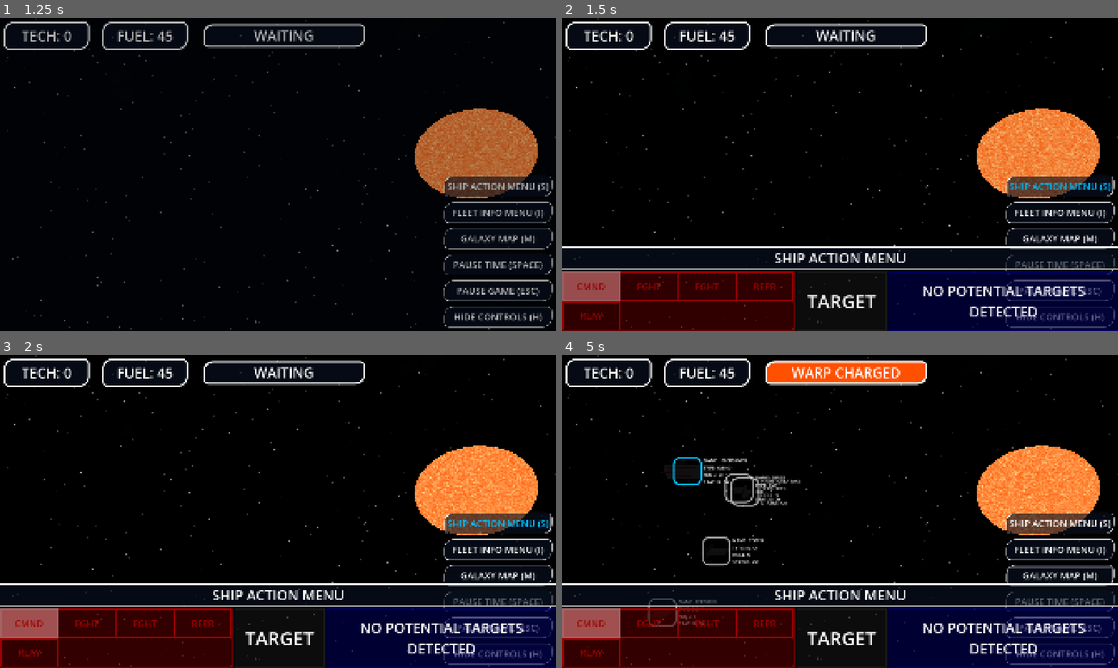
Above: before the commit, frames 1-4 (two rows, left to right).
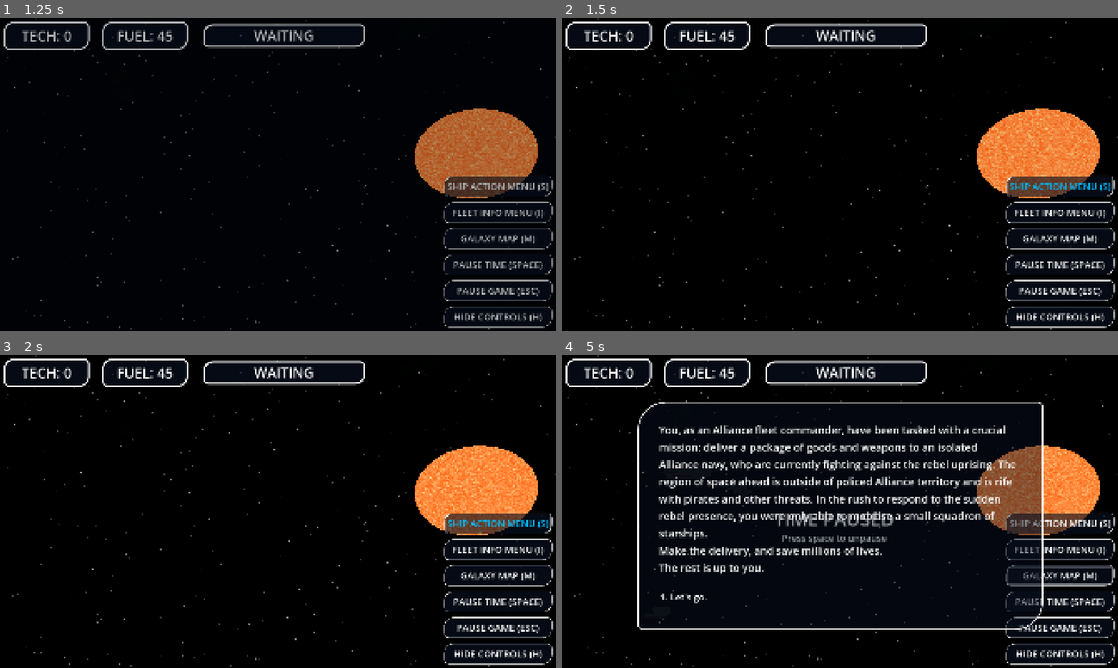
Above: after the commit, the same moments.

Repository: SidewaysFox/faster-than-faster-than-light
Game: Godot game, scene res://Menus/main_menu.tscn
Two runs of this game, one before a commit and one after it. Both use one fixed random seed, a clock stepped at 60 frames per second and the inputs below.
Inputs (mouse positions are in pixels of both pictures, inside the frame that each line leads up to):
- Up to frame 1 (1.25 s): click "NEW GAME" at 0.5 s
- Up to frame 2 (1.5 s): click "SHIP ACTION MENU (S)" at 1.25 s
- Up to frame 3 (2 s): no input
- Up to frame 4 (5 s): click "FLEET INFO MENU (I)" at 2 s; click "GALAXY MAP (M)" at 2.75 s; move the mouse to (962, 495) at 3.52 s; hold D (right1) 3.53-4.28 s; tap 1 (1) at 3.6 s; tap 3 (3) at 3.8, 4.35 s; move the mouse to (728, 527) at 4.27 s; hold A (left1) from 4.28 s (still down); tap B (A) at 4.55 s

Frame 1 is identical in both runs. In frame 2, 18% of the frame differs, in the area x 0-100%, y 72-100%; in frame 3, 18%; in frame 4, 33%, in the area x 0-100%, y 1-100%.

Commit message:
Vertical Slice complete
about as much as I can before a lot of time off of school
added intro dialogue

Diff:
--- a/faster-than-faster-than-light/user_interface.gd
+++ b/faster-than-faster-than-light/user_interface.gd
@@ -3,6 +3,7 @@
 
 @onready var main: Node = get_node("/root/Space")
 @export var galaxy_map_token: PackedScene
+var intro_dialogue: bool = false
 var fade_mode: int = -1
 var cursor_speed: float = 250
 var galaxy_map_showing: bool = false
@@ -145,6 +146,12 @@
 	],
 ]
 
+var intro_dialogues: Array = [
+	["You, as an Alliance fleet commander, have been tasked with a crucial mission: deliver a package of goods and weapons to an isolated Alliance navy, who are currently fighting against the rebel uprising. The region of space ahead is outside of policed Alliance territory and is rife with pirates and other threats. In the rush to respond to the sudden rebel presence, you were only able to mobilise a small squadron of starships.\nMake the delivery, and save millions of lives.\nThe rest is up to you.",
+	[["Let's go.", ["close", false]]]
+	],
+]
+
 
 func _ready() -> void:
 	$Dialogue.hide()
@@ -152,6 +159,7 @@
 	%Gameplay/ControlMode.button_pressed = Global.joystick_control
 	%Gameplay/JoystickMode.button_pressed = Global.dual_joysticks
 	if Global.initialising:
+		intro_dialogue = true
 		await main.setup_complete
 	# Generate visual galaxy map
 	for i in Global.galaxy_data:
@@ -482,13 +490,22 @@
 			%Options.get_node("Option" + str(i + 1)).text = str(i + 1) + ". " + encounter_win_dialogue[id][1][i][0]
 			option_results.append(encounter_win_dialogue[id][1][i][1])
 			%Options.get_node("Option" + str(i + 1)).show()
+	# Intro dialogue
+	elif library == 3:
+		%DialogueText.text = intro_dialogues[id][0]
+		max_option = len(intro_dialogues[id][1])
+		# Options
+		for i in max_option:
+			%Options.get_node("Option" + str(i + 1)).text = str(i + 1) + ". " + intro_dialogues[id][1][i][0]
+			option_results.append(intro_dialogues[id][1][i][1])
+			%Options.get_node("Option" + str(i + 1)).show()
 	$Dialogue.show()
 	dialogue_showing = true
 	ready_to_select = true
 
 
 func _galaxy_map() -> void:
-	if not action_menu_showing and not info_menu_showing and main.warp_charge >= 100:
+	if not action_menu_showing and not info_menu_showing and not dialogue_showing and main.warp_charge >= 100:
 		galaxy_map_showing = not galaxy_map_showing
 		if galaxy_map_showing:
 			if Global.galaxy_data[Global.current_system]["position"].x > 900:
@@ -499,7 +516,7 @@
 
 
 func _action_menu() -> void:
-	if not galaxy_map_showing and not info_menu_showing:
+	if not galaxy_map_showing and not info_menu_showing and not dialogue_showing:
 		action_menu_showing = not action_menu_showing
 
 
@@ -515,7 +532,7 @@
 
 
 func _info_menu() -> void:
-	if not galaxy_map_showing and not action_menu_showing:
+	if not galaxy_map_showing and not action_menu_showing and not dialogue_showing:
 		info_menu_showing = not info_menu_showing
 
 
@@ -532,7 +549,12 @@
 # Small interval before showing the warp in dialogue
 func _on_warp_in_dialogue_timeout() -> void:
 	if Global.current_system in Global.visited_systems:
-		close(Global.galaxy_data[Global.current_system]["enemy presence"])
+		if intro_dialogue:
+			dialogue_set_up(3, 0)
+			time_paused = true
+			intro_dialogue = false
+		else:
+			close(Global.galaxy_data[Global.current_system]["enemy presence"])
 	else:
 		# Search through options for the warp in dialogue and find which ones are
 		# appropriate for this system
